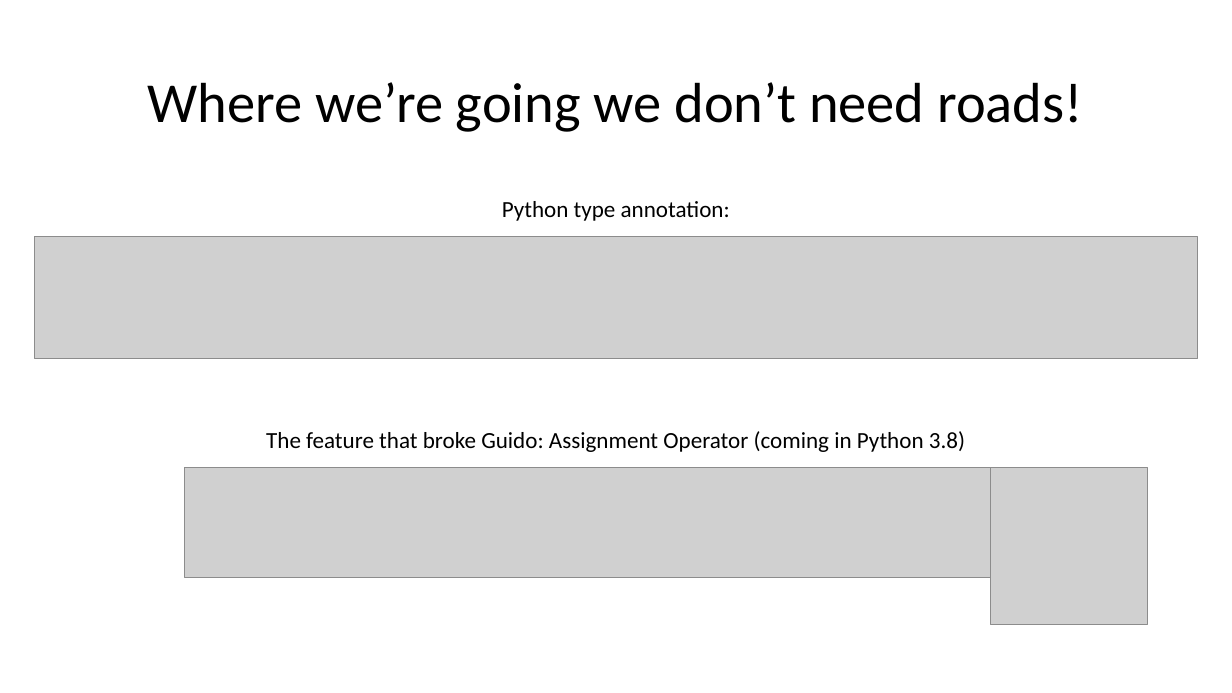
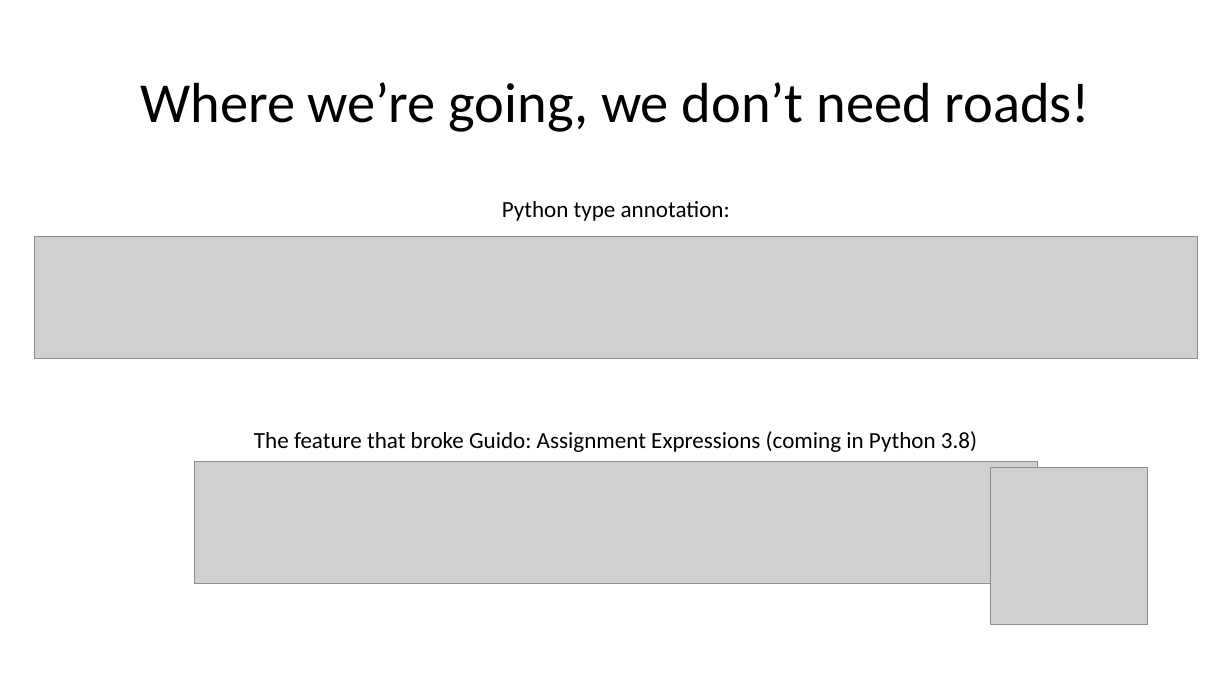
Before and after one commit to wilkotom/python_examples, a slide deck: slide 11 of Python Level 2/Lesson 8/Session 8.pptx. Drawn at 1232x693 pixels with LibreOffice and Linux fonts; fonts in the diff are those of the drawing; grey boxes stand for pictures. Boxes give left, top, right and bottom in pixels: in the first picture for what was removed or moved away, otherwise in the second. Text is boxed around its words. In the diff, an @@ line names an element or a change of style, - is before the commit and + after.

```diff
--- a/Python Level 2/Lesson 8/Session 8.pptx
+++ b/Python Level 2/Lesson 8/Session 8.pptx
@@ title at bbox=[140, 82, 1091, 132]: text changed @@
-Where we’re going we don’t need roads!
+Where we’re going, we don’t need roads!
@@ text at bbox=[254, 431, 977, 452]: text changed @@
-The feature that broke Guido: Assignment Operator (coming in Python 3.8)
+The feature that broke Guido: Assignment Expressions (coming in Python 3.8)
@@ picture: place and size @@
-picture at bbox=[185, 468, 1047, 578]
+picture at bbox=[194, 461, 1037, 583]
```
Also in this commit, not shown: 1 other slide changed, 12 other files.
